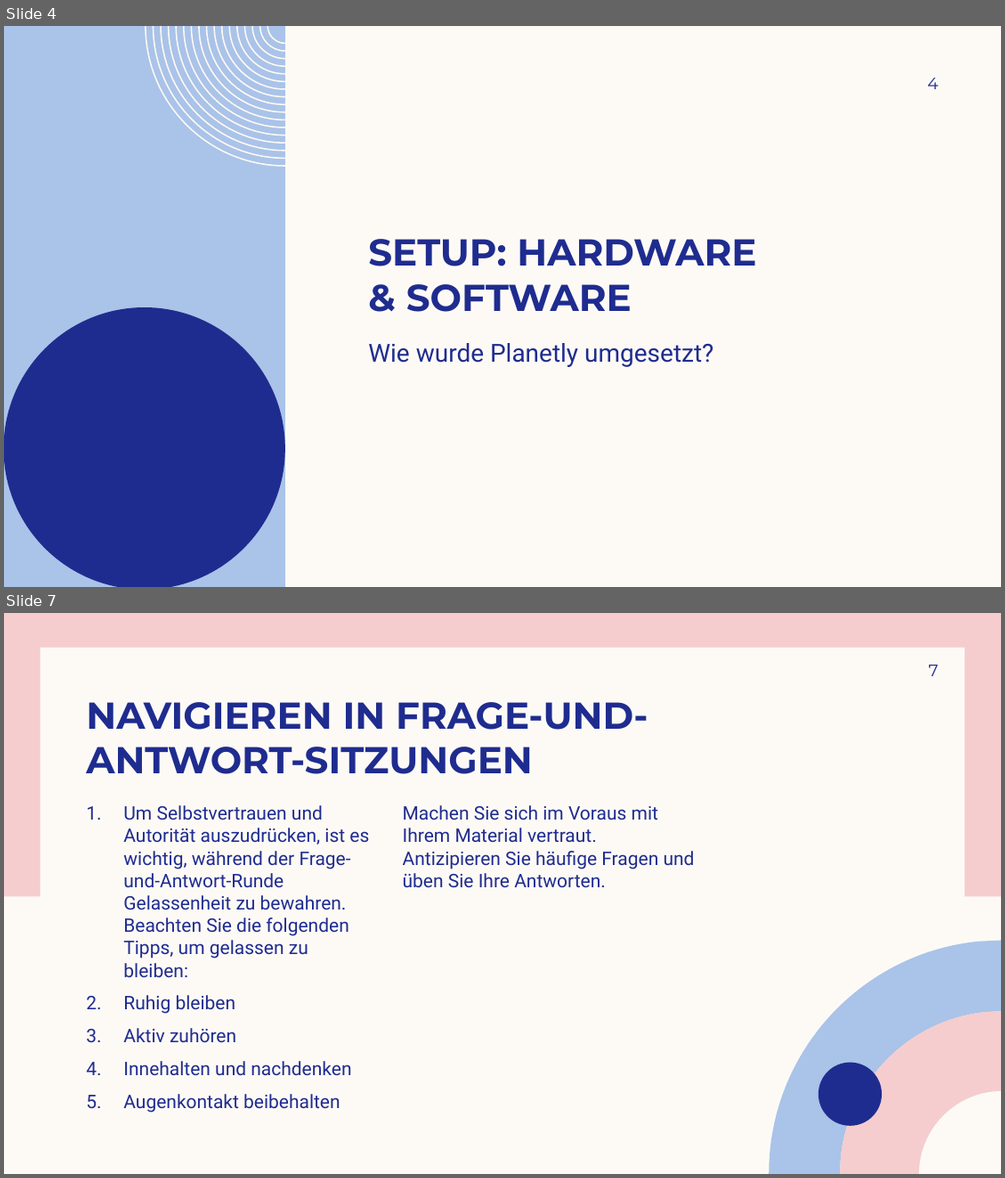
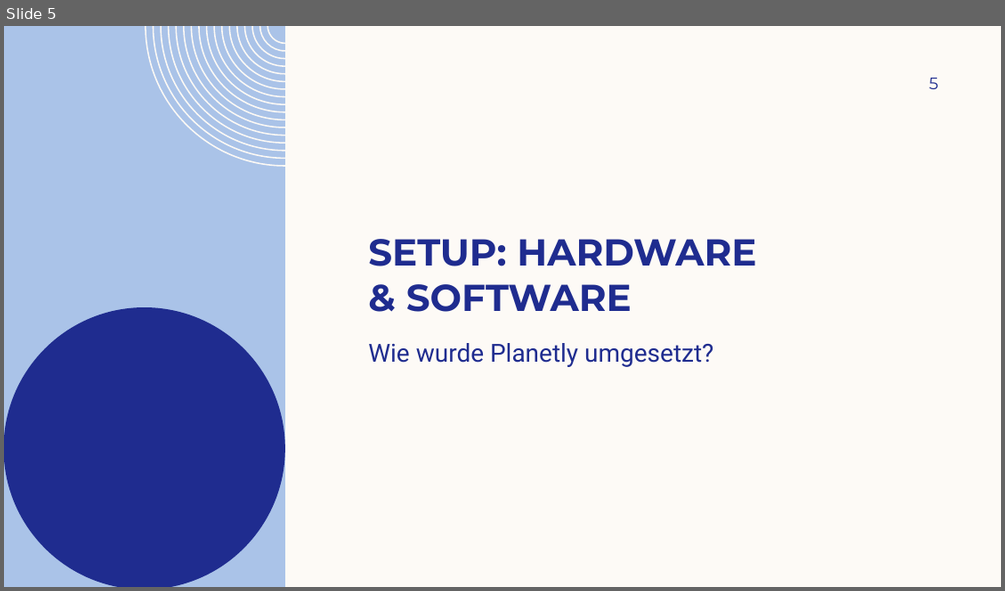
Before and after one commit to daisiedjulietse25/mr-endprojekt-Pospischek-2026-10-18_02-25-46, a slide deck: Praesentation.pptx. Shown one above the other, each under a label of ours: slides 4 and 7 before the commit, slide 5 after it; the slides between them are not shown. The pictures are 1005x1178 and 1005x591 pixels, drawn with LibreOffice and Linux fonts; fonts in the diff are those of the drawing; background and template pictures are left out. Boxes give left, top, right and bottom in pixels: in the first picture for what was removed or moved away, otherwise in the second. Text is boxed around its words. In the diff, an @@ line names an element or a change of style, - is before the commit and + after.

```diff
--- a/Praesentation.pptx
+++ b/Praesentation.pptx
@@ slide 7 removed at [4,613,1001,1174], background #FDFAF6 @@
@@ rectangle removed at [4,613,1001,896] @@
@@ rectangle removed at [40,648,964,1140] @@
@@ page number removed at [929,665,938,676] @@
-7
@@ title removed at [86,702,647,774] @@
-NAVIGIEREN IN FRAGE-UND-ANTWORT-SITZUNGEN
@@ text removed at [123,805,369,1112] @@
-1. Um Selbstvertrauen und Autorität auszudrücken, ist es wichtig, während der Frage-und-Antwort-Runde Gelassenheit zu bewahren. Beachten Sie die folgenden Tipps, um gelassen zu bleiben:
-2. Ruhig bleiben
-3. Aktiv zuhören
-4. Innehalten und nachdenken
-5. Augenkontakt beibehalten
@@ text removed at [403,805,695,888] @@
-Machen Sie sich im Voraus mit Ihrem Material vertraut. Antizipieren Sie häufige Fragen und üben Sie Ihre Antworten.
@@ group removed at [769,940,1001,1174]: 4 freeform shapes @@
@@ what was slide 4 is now slide 5 @@
@@ page number at [929,78,938,89]: text changed @@
-4
+5
```
Also in this commit, not shown: 3 slides changed, 9 slides added, 6 other slides removed, 3 other files.
